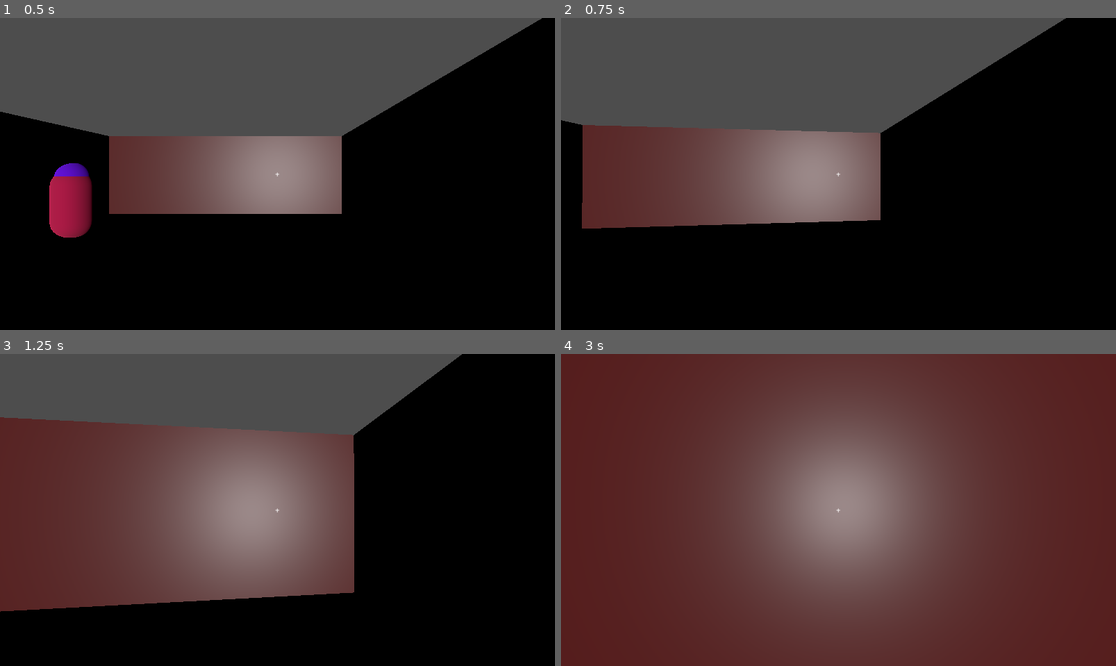
Above: before the commit, frames 1-4 (two rows, left to right).
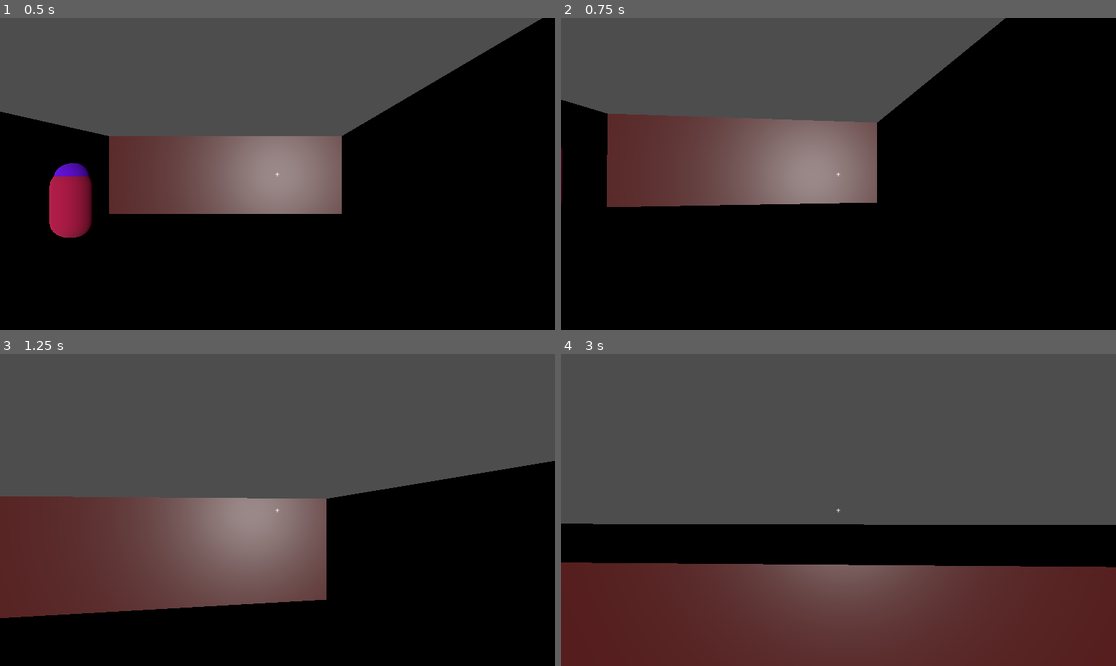
Above: after the commit, the same moments.

Repository: Anonoymouse/forge-repository
Game: Godot game, scene res://test_room.tscn
Two runs of this game, one before a commit and one after it. Both use one fixed random seed, a clock stepped at 60 frames per second and the inputs below.
Inputs (mouse positions are in pixels of both pictures, inside the frame that each line leads up to):
- Up to frame 1 (0.5 s): no input
- Up to frame 2 (0.75 s): tap Enter at 0.5 s; move the mouse to (866, 174) at 0.52 s; hold W (move_forward) from 0.53 s (still down); hold Ctrl (crouch, bound only after the commit) from 0.53 s (still down)
- Up to frame 3 (1.25 s): keep holding W (move_forward); keep holding Ctrl (crouch, bound only after the commit); tap Space (jump, bound only after the commit) at 0.77, 0.8, 1.07 s
- Up to frame 4 (3 s): keep holding W (move_forward); move the mouse to (810, 510) at 1.27 s; release Ctrl (crouch, bound only after the commit) at 1.28 s; tap Space (jump, bound only after the commit) at 1.35, 1.52, 1.82, 2.3 s; tap Ctrl (crouch, bound only after the commit) at 1.55, 2.85 s; move the mouse to (849, 503) at 2.02 s; press the mouse at (849, 503) at 2.03 s; move the mouse to (832, 516) at 2.77 s; release the mouse at (832, 516) at 2.78 s

Frame 1 is identical in both runs. In frame 2, 9.2% of the frame differs, in the area x 0-91%, y 0-68%; in frame 3, 27%; in frame 4, 60%, in the area x 0-100%, y 0-69%.

Commit message:
jump and crouch

Diff:
--- a/player.gd
+++ b/player.gd
@@ -1,18 +1,31 @@
 extends CharacterBody3D
 
 @export var speed := 6.0
+@export var crouch_speed := 3.0
+@export var crouch_height := 1.2
 @export var mouse_sensitivity := 0.002
+
 var bullet_scene: PackedScene = preload("res://blasterbolt.tscn")
+var gravity: float = ProjectSettings.get_setting("physics/3d/default_gravity")
+
 @onready var muzzle: Marker3D = find_child("Muzzle", true, false)
 @onready var camera: Camera3D = find_child("Camera3D", true, false)
-@onready var crosshair: Label = find_child("Crosshair", true, false)
+@onready var body_shape: CollisionShape3D = $CollisionShape3D
+@onready var head_pivot: Node3D = camera.get_parent() as Node3D
 
-var gravity: float = ProjectSettings.get_setting("physics/3d/default_gravity")
+var standing_capsule_height := 0.0
+var standing_collision_y := 0.0
+var standing_pivot_y := 0.0
 
 
 func _ready() -> void:
 	Input.mouse_mode = Input.MOUSE_MODE_CAPTURED
 	camera.current = true
+
+	var capsule := body_shape.shape as CapsuleShape3D
+	standing_capsule_height = capsule.height
+	standing_collision_y = body_shape.position.y
+	standing_pivot_y = head_pivot.position.y
 
 
 func _unhandled_input(event: InputEvent) -> void:
@@ -36,13 +49,32 @@
 	if not is_on_floor():
 		velocity.y -= gravity * delta
 
+	if Input.is_action_just_pressed("jump") and is_on_floor():
+		velocity.y = 5.5
+
+	var is_crouching := Input.is_action_pressed("crouch")
+	var capsule := body_shape.shape as CapsuleShape3D
+
+	if is_crouching:
+		capsule.height = crouch_height
+		body_shape.position.y = standing_collision_y - (standing_capsule_height - crouch_height) / 2.0
+		head_pivot.position.y = standing_pivot_y - 0.5
+	else:
+		capsule.height = standing_capsule_height
+		body_shape.position.y = standing_collision_y
+		head_pivot.position.y = standing_pivot_y
+
+	var current_speed := speed
+	if is_crouching:
+		current_speed = crouch_speed
+
 	var input_2d := Input.get_vector(
 		"move_left", "move_right", "move_forward", "move_back"
 	)
 	var direction := transform.basis * Vector3(input_2d.x, 0, input_2d.y)
 
-	velocity.x = direction.x * speed
-	velocity.z = direction.z * speed
+	velocity.x = direction.x * current_speed
+	velocity.z = direction.z * current_speed
 
 	move_and_slide()
 
--- a/project.godot
+++ b/project.godot
@@ -42,3 +42,18 @@
 "events": [Object(InputEventMouseButton,"resource_local_to_scene":false,"resource_name":"","device":-1,"window_id":0,"a …(253 unchanged characters)…
 ]
 }
+jump={
+"deadzone": 0.2,
+"events": [Object(InputEventKey,"resource_local_to_scene":false,"resource_name":"","device":0,"window_id":0,"alt_pressed":false,"shift_pressed":false,"ctrl_pressed":false,"meta_pressed":false,"pressed":false,"keycode":0,"physical_keycode":32,"key_label":0,"unicode":0,"location":0,"echo":false,"script":null)
+]
+}
+crouch={
+"deadzone": 0.2,
+"events": [Object(InputEventKey,"resource_local_to_scene":false,"resource_name":"","device":0,"window_id":0,"alt_pressed":false,"shift_pressed":false,"ctrl_pressed":false,"meta_pressed":false,"pressed":false,"keycode":0,"physical_keycode":4194326,"key_label":0,"unicode":0,"location":1,"echo":false,"script":null)
+]
+}
+"switch weapon"={
+"deadzone": 0.2,
+"events": [Object(InputEventKey,"resource_local_to_scene":false,"resource_name":"","device":0,"window_id":0,"alt_pressed":false,"shift_pressed":false,"ctrl_pressed":false,"meta_pressed":false,"pressed":false,"keycode":0,"physical_keycode":50,"key_label":0,"unicode":0,"location":0,"echo":false,"script":null)
+]
+}
